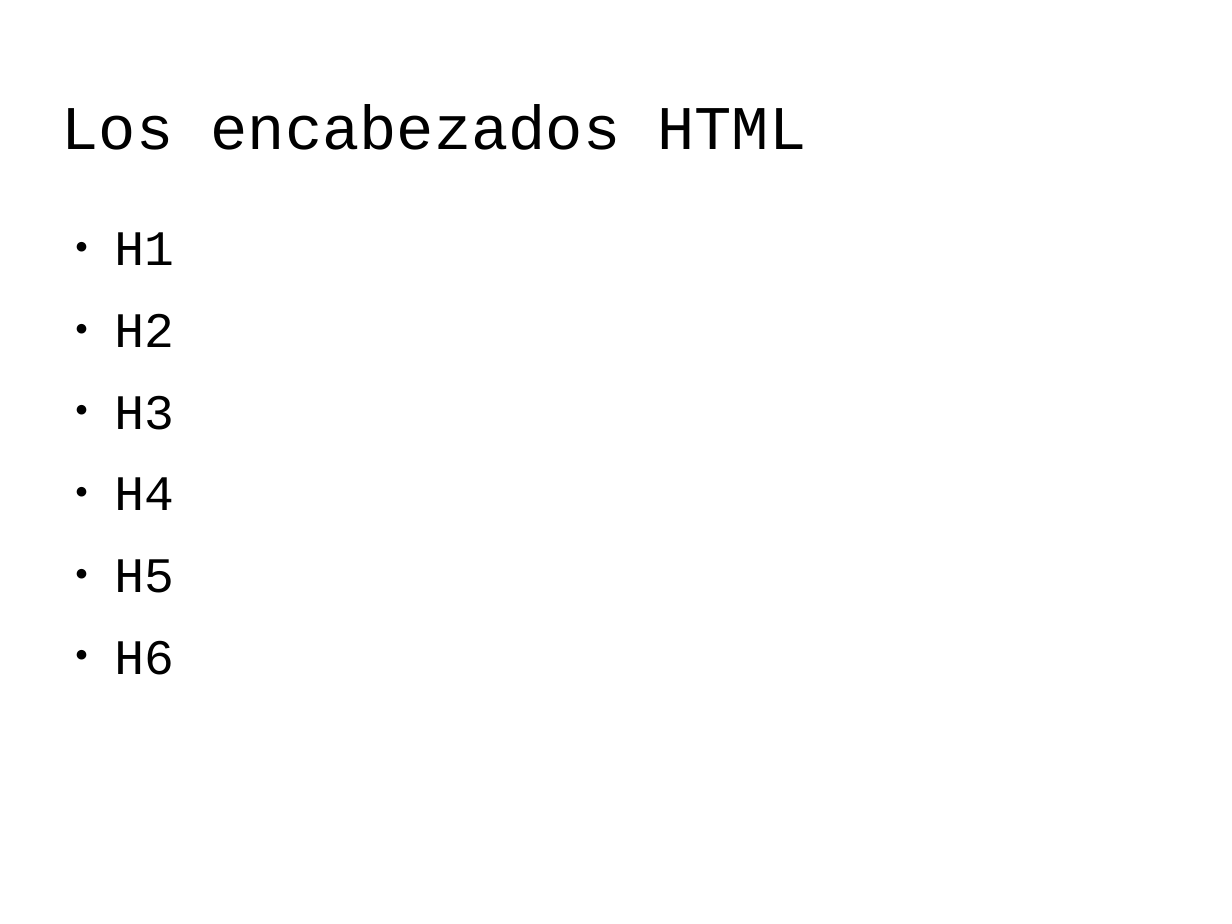
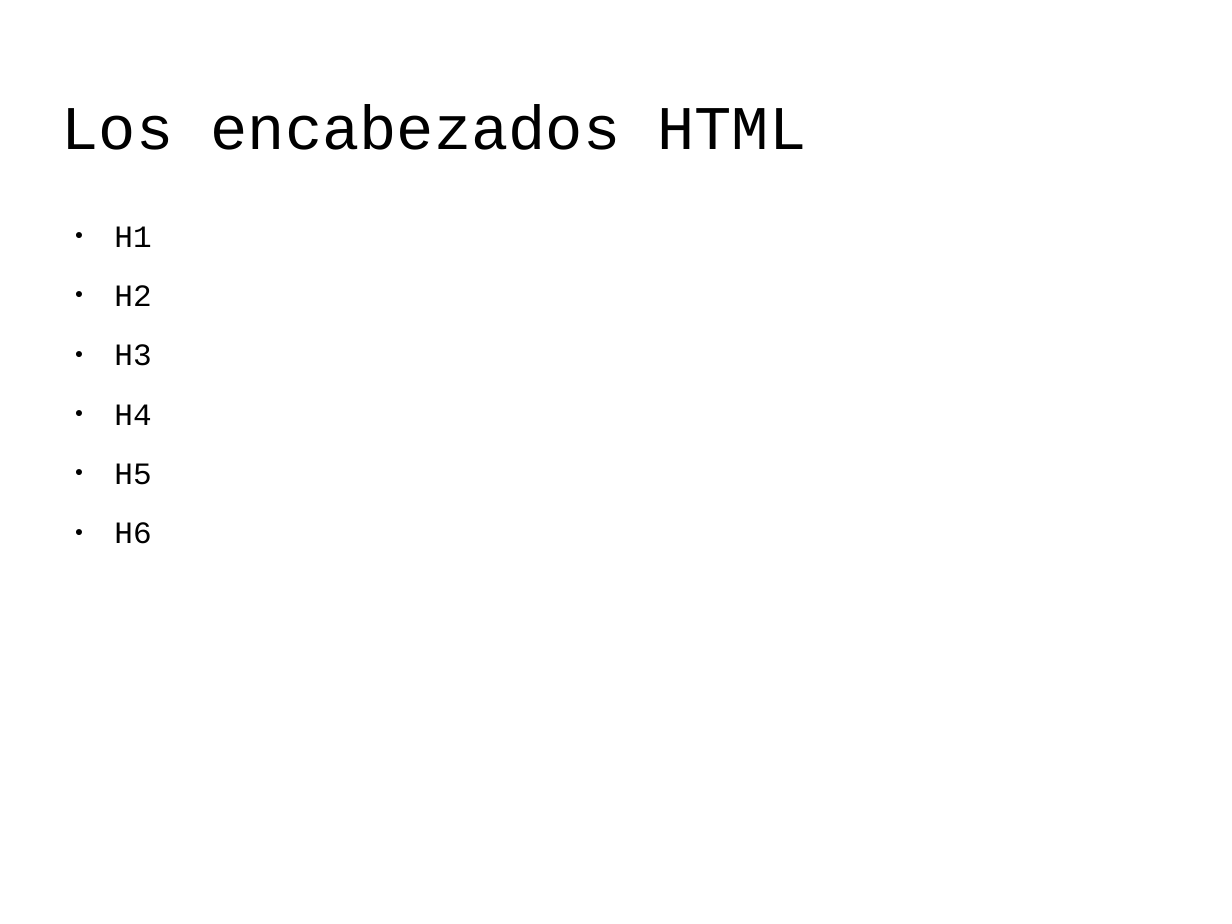
Before and after one commit to codefuncode/Curso-de-HTML-2020, a slide deck: slide 2 of 01-Tutorial-HTML/006-Encabezados-HTML/006-Encabezados-HTML.odp. Drawn at 1232x924 pixels with LibreOffice and Linux fonts; fonts in the diff are those of the drawing; background and template pictures are left out. Boxes give left, top, right and bottom in pixels: in the first picture for what was removed or moved away, otherwise in the second. Text is boxed around its words. In the diff, an @@ line names an element or a change of style, - is before the commit and + after.

```diff
--- a/01-Tutorial-HTML/006-Encabezados-HTML/006-Encabezados-HTML.odp
+++ b/01-Tutorial-HTML/006-Encabezados-HTML/006-Encabezados-HTML.odp
@@ text "H1" at (x1=114, y1=226, x2=151, y2=544): size 32 to 20 pt @@
```
Also in this commit, not shown: 2 other slides changed, 17 other files.
